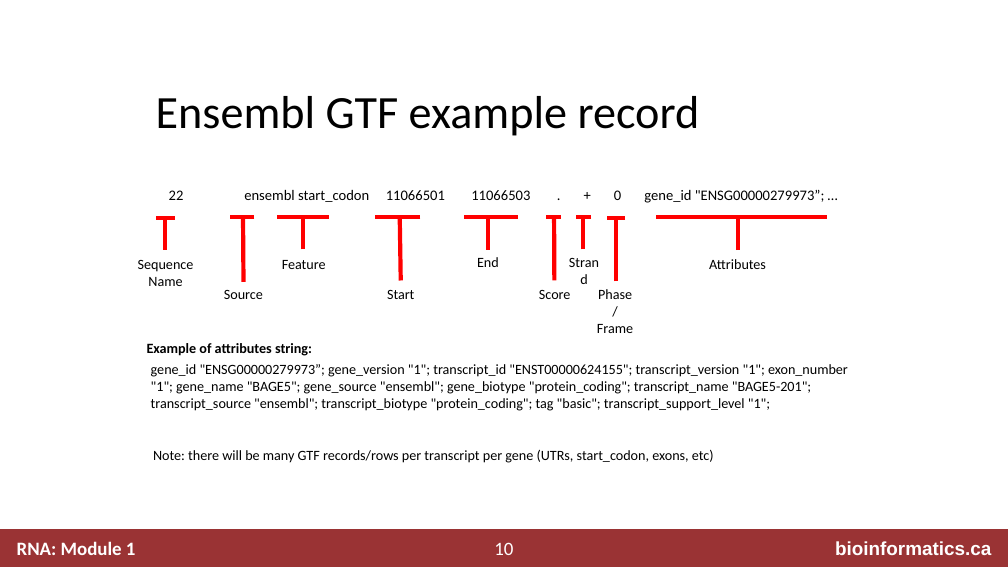
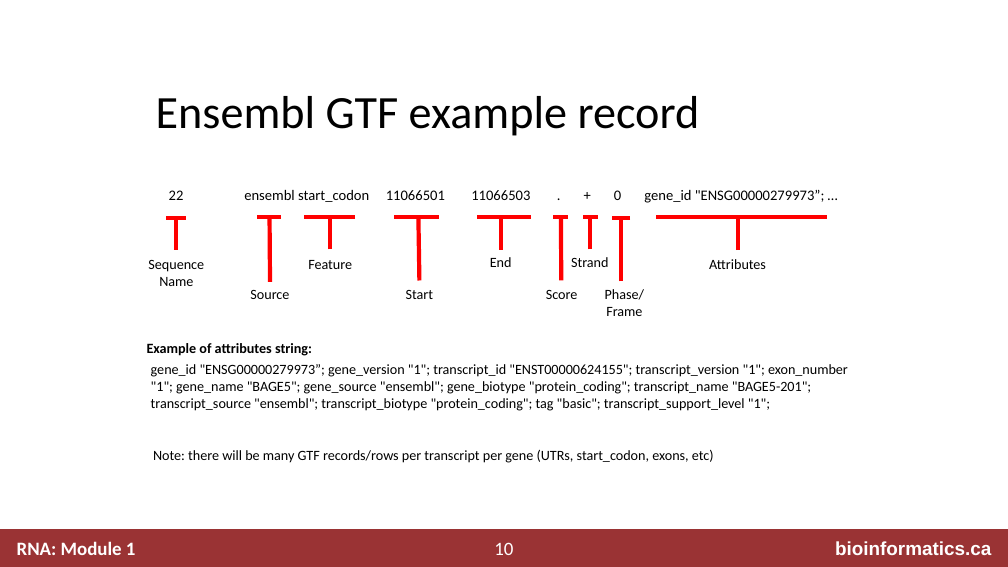
Before and after one commit to griffithlab/rnabio.org, a slide deck: slide 10 of assets/lectures/cbw/2021/mini/RNASeq_MiniLecture_01_01_FASTA_FASTQ_GTF.pptx. Drawn at 1008x567 pixels with LibreOffice and Linux fonts; fonts in the diff are those of the drawing. Boxes give left, top, right and bottom in pixels: in the first picture for what was removed or moved away, otherwise in the second. Text is boxed around its words. In the diff, an @@ line names an element or a change of style, - is before the commit and + after.

```diff
--- a/assets/lectures/cbw/2021/mini/RNASeq_MiniLecture_01_01_FASTA_FASTQ_GTF.pptx
+++ b/assets/lectures/cbw/2021/mini/RNASeq_MiniLecture_01_01_FASTA_FASTQ_GTF.pptx
@@ 4 lines, 2 texts: place and size @@
-4 lines, 2 texts at (224,217,329,299)
+4 lines, 2 texts at (250,217,355,299)
@@ 2 lines, 1 text: place and size @@
-2 lines, 1 text at (375,217,420,299)
+2 lines, 1 text at (394,217,439,299)
@@ line moved from (518, 217) - (464, 217) to (531, 217) - (477, 217) @@
@@ line moved from (488, 250) - (488, 217) to (501, 250) - (501, 217) @@
@@ 3 lines, 2 texts: place and size @@
-3 lines, 2 texts at (138,218,591,286)
+3 lines, 2 texts at (148,218,598,286)
@@ 5 lines, 1 text: place and size @@
-5 lines, 1 text at (539,217,625,299)
+5 lines, 1 text at (546,217,630,299)
@@ text "Strand" rewrapped from (558,250,610,292) to (571,257,608,267) @@
@@ text "Phase/Frame" rewrapped from (597,289,633,333) to (605,289,644,316) @@
```
Also in this commit, not shown: 1 other slide changed, 1 other file.
